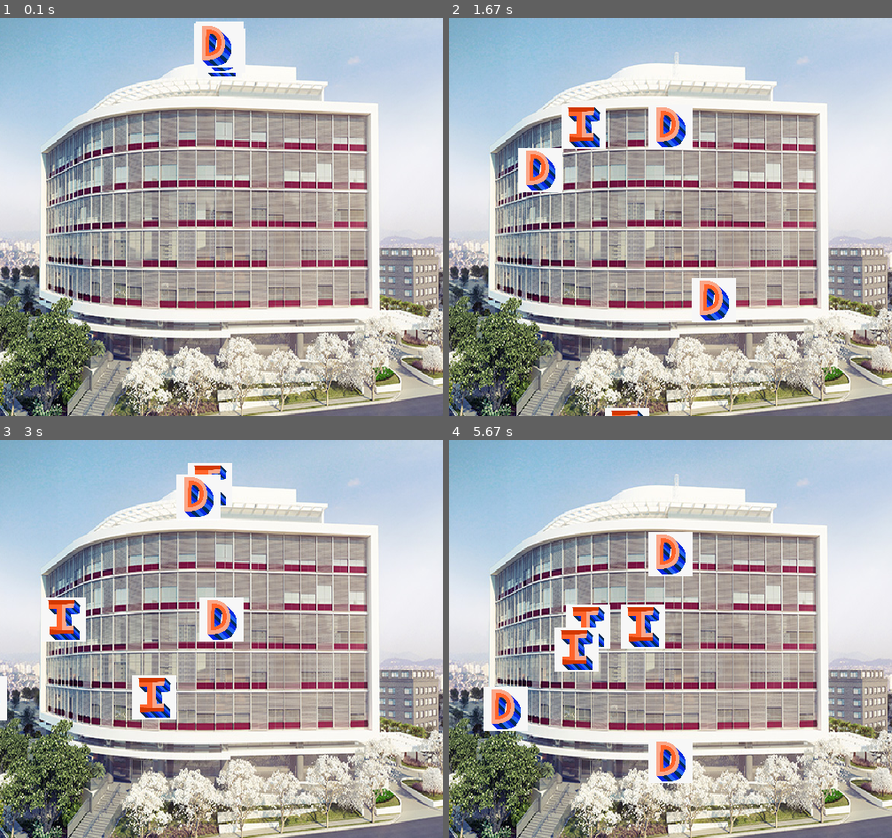
Above: before the commit, frames 1-4 (two rows, left to right).
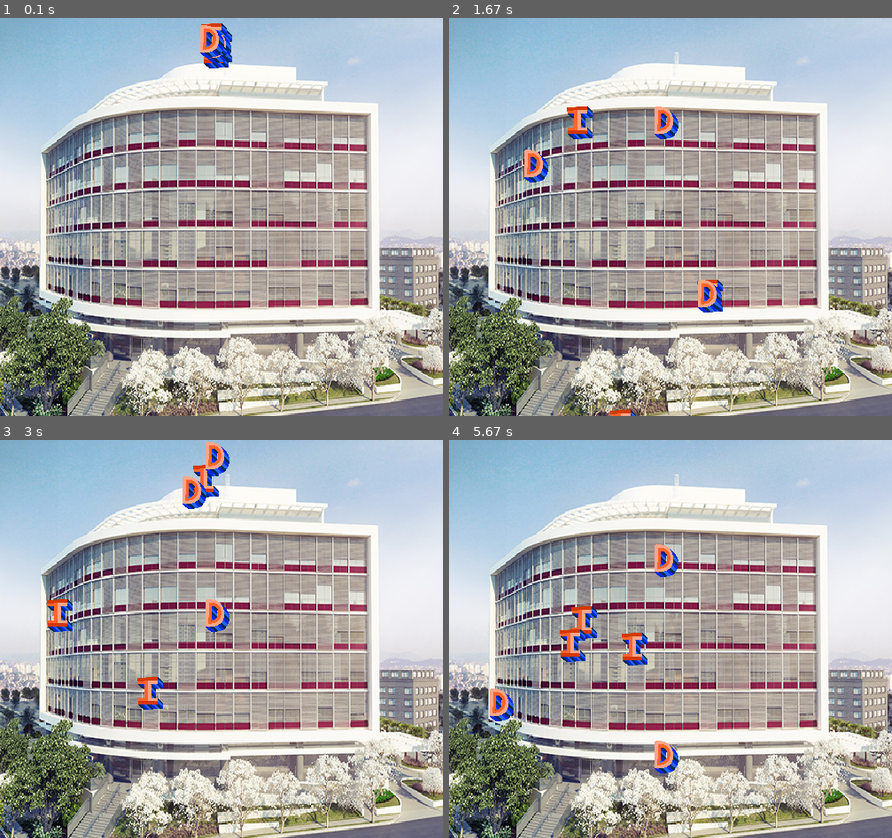
Above: after the commit, the same moments.

Repository: HudsonArauj/jogo_pygame
Game: pygame game, started from jogo_1.py
Same seed, same stepped clock (60 frames per second), same inputs: the game is played once before the commit and once after it.
Inputs:
- Up to frame 1 (0.1 s): no input
- Up to frame 2 (1.67 s): no input
- Up to frame 3 (3 s): no input
- Up to frame 4 (5.67 s): no input

The runs differ from the first frame. In frame 1, 1.2% of the frame differs, in the area x 43-56%, y 0-15%; in frame 2, 4.0%; in frame 3, 4.6%; in frame 4, 5.7%, in the area x 7-55%, y 23-87%.

Commit message:
Mudei as algumas imagens de jpg para png para tirar o fundo branco delas

Diff:
--- a/jogo_1.py
+++ b/jogo_1.py
@@ -10,8 +10,8 @@
 comprimento_fundo = 568
 altura_fundo = 513
 
-comprimento_letras = 50
-altura_letras = 50
+comprimento_letras = 40
+altura_letras = 40
 
 posicao_x_letra = 225
 posicao_y_letra = 0
@@ -20,8 +20,8 @@
 
 background = pygame.image.load('imagens/fachada_insper.jpg').convert()
 background_scale = pygame.transform.scale(background, (comprimento_fundo, altura_fundo))
-letra_I = pygame.image.load('imagens/letra_i.jpeg').convert_alpha()
-letra_D = pygame.image.load('imagens/letra_d.jpeg').convert_alpha()
+letra_I = pygame.image.load('imagens/letra_i.png').convert_alpha()
+letra_D = pygame.image.load('imagens/letra_d.png').convert_alpha()
 letra_I = pygame.transform.scale(letra_I, (comprimento_letras, altura_letras))
 letra_D = pygame.transform.scale(letra_D, (comprimento_letras, altura_letras))
 
Binary file removed: imagens/aviao_branco.jpeg
Binary file added: imagens/aviao_branco.png
Binary file removed: imagens/letra_d.jpeg
Binary file added: imagens/letra_d.png
Binary file removed: imagens/letra_i.jpeg
Binary file added: imagens/letra_i.png
